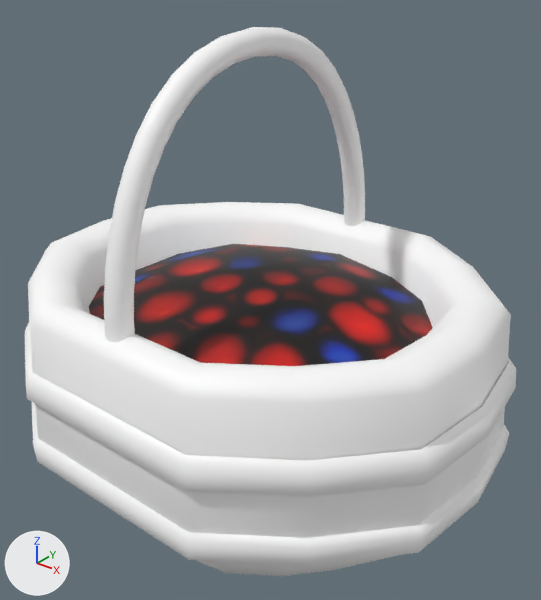
Before and after pictures for a commit that changed the FBX model models/berryBasket.fbx.
Both versions are drawn from a 50 mm camera at (0.786, -0.943, 1.012) aimed at (0.025, 0.009, 0.422). Lighting does not change. The marker at lower left points along +X, +Y and +Z. Where no turn or scale is listed for an object, it has been applied to the vertices.

The first picture shows 'LOD_0123.5'.
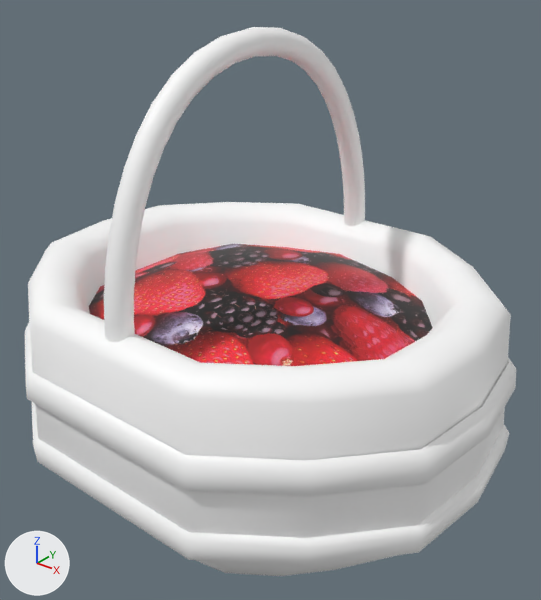
Pixel boxes (x1, y1, x2, y2) of what changed, in the pictures (541 x 600 px):
'LOD_0123.5', surface changed
    both: (76, 51, 435, 369)

The change, as a diff of the scene's bpy script:
```diff
--- a/models/berryBasket.fbx.py
+++ b/models/berryBasket.fbx.py
@@ img_mixedberries_jpg @@
+img_mixedberries_jpg = load_image('mixedBerries.jpg', 'mixedBerries.jpg', 900, 900, 'sRGB')
@@ mat_food @@
 mat_food = principled_material('food')
-mat_food.texture = img_food_png
+mat_food.texture = img_mixedberries_jpg
```
